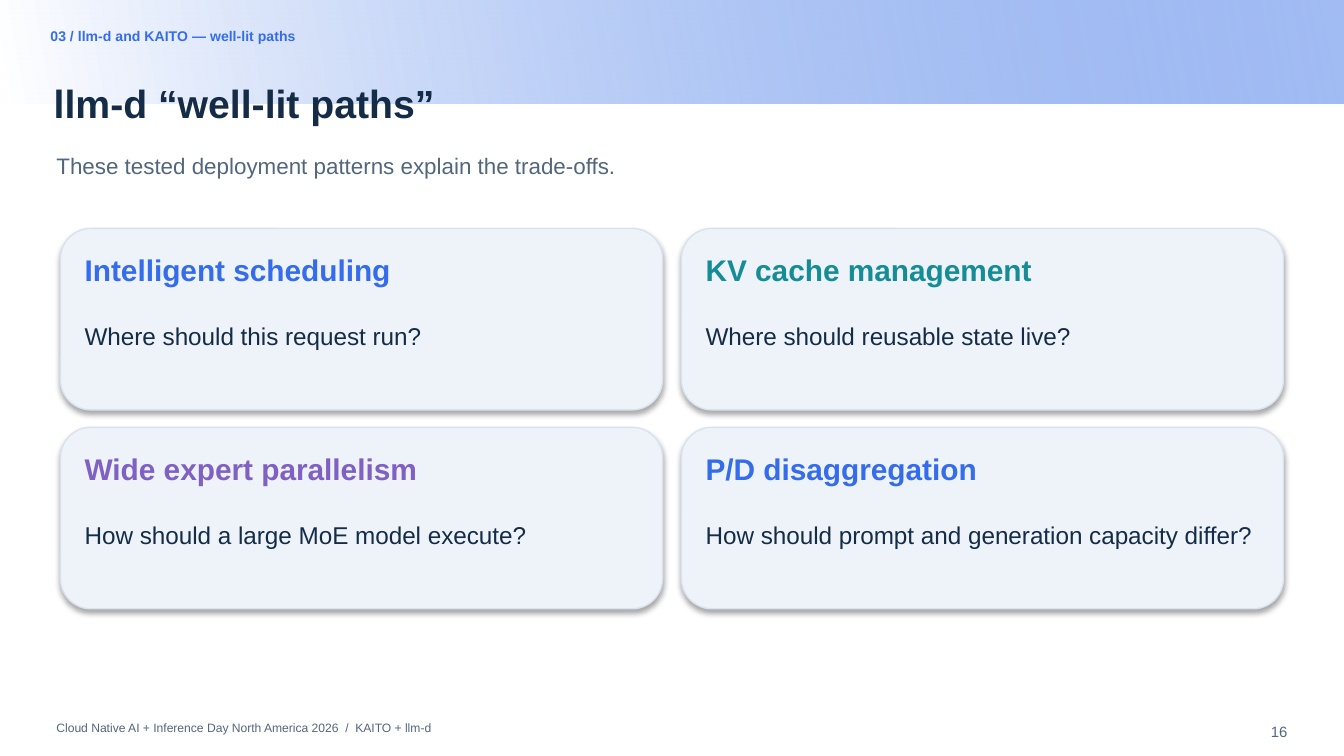
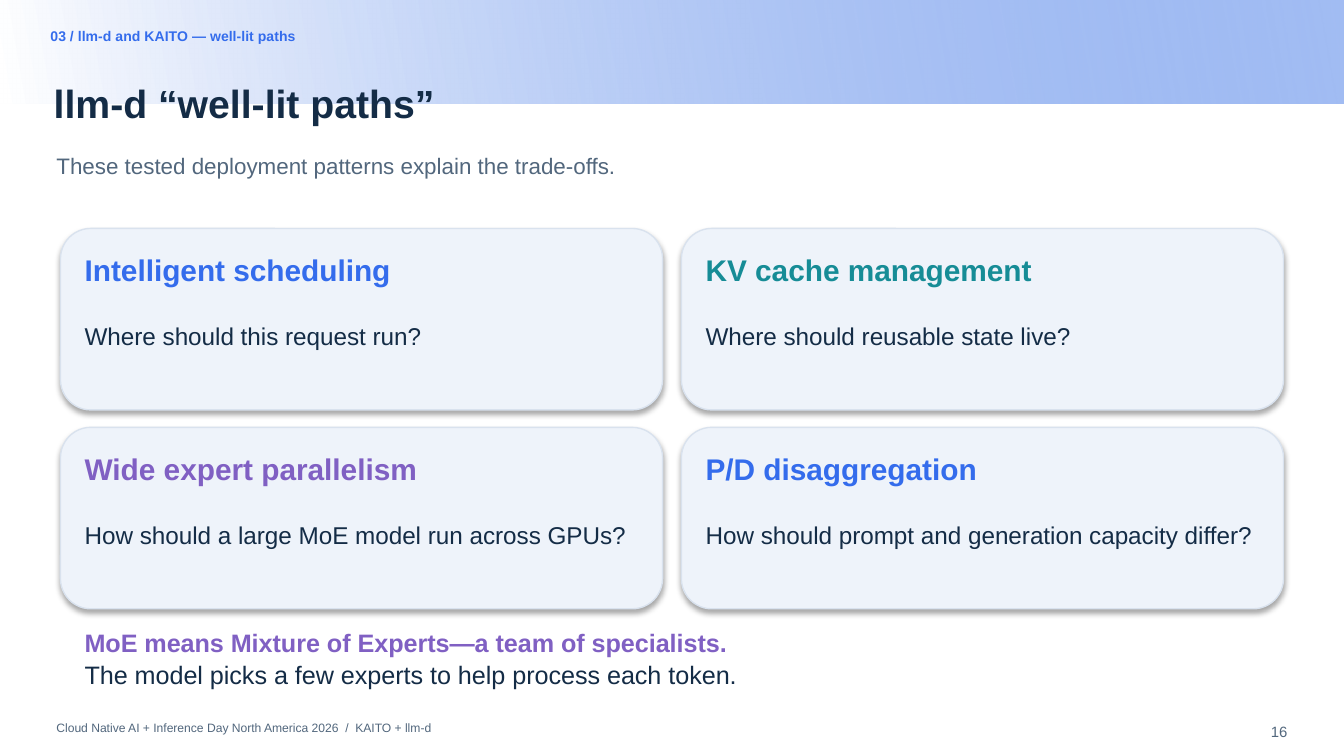
Before and after one commit to andyzhangx/demo, a slide deck: slide 16 of llm/pd-disaggregation/kubecon-na-2026-pd-disaggregation-kaito-llmd.pptx. Drawn at 1344x756 pixels with LibreOffice and Linux fonts; fonts in the diff are those of the drawing; background and template pictures are left out. Boxes give left, top, right and bottom in pixels: in the first picture for what was removed or moved away, otherwise in the second. Text is boxed around its words. In the diff, an @@ line names an element or a change of style, - is before the commit and + after.

```diff
--- a/llm/pd-disaggregation/kubecon-na-2026-pd-disaggregation-kaito-llmd.pptx
+++ b/llm/pd-disaggregation/kubecon-na-2026-pd-disaggregation-kaito-llmd.pptx
@@ text at (x1=85, y1=526, x2=626, y2=549): text changed @@
-How should a large MoE model execute?
+How should a large MoE model run across GPUs?
@@ text added at (x1=85, y1=634, x2=736, y2=690), 13.5 pt, text #142C46 @@
+MoE means Mixture of Experts—a team of specialists.
+The model picks a few experts to help process each token.
```
